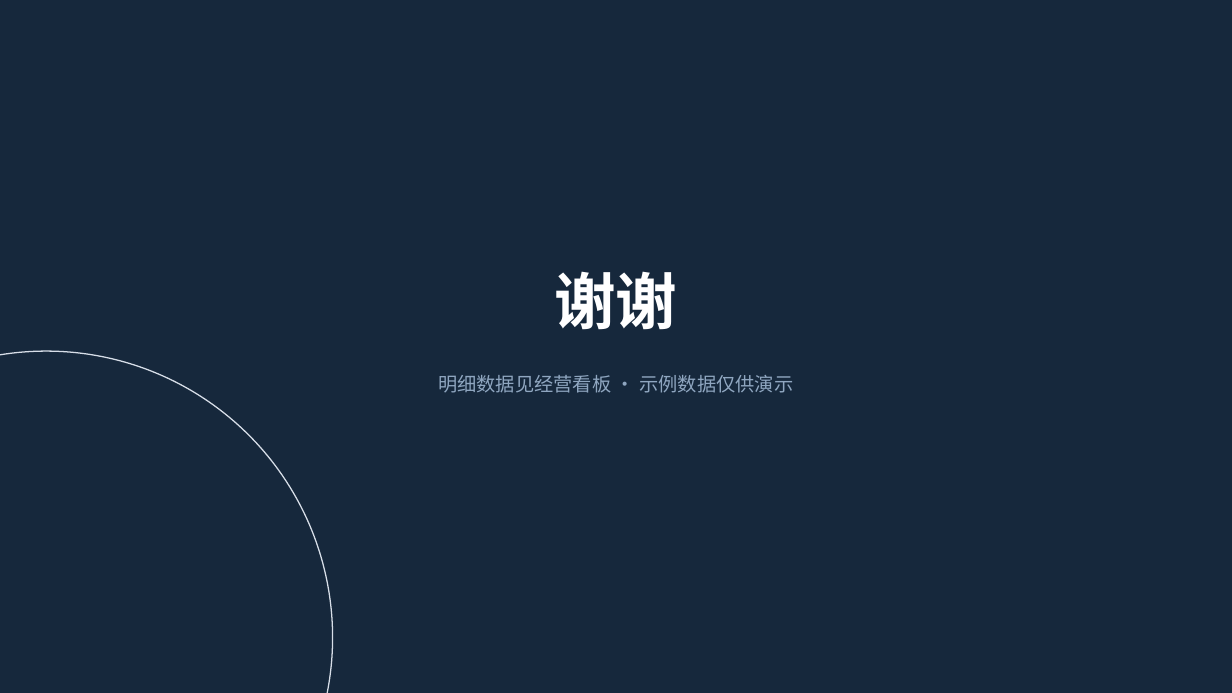
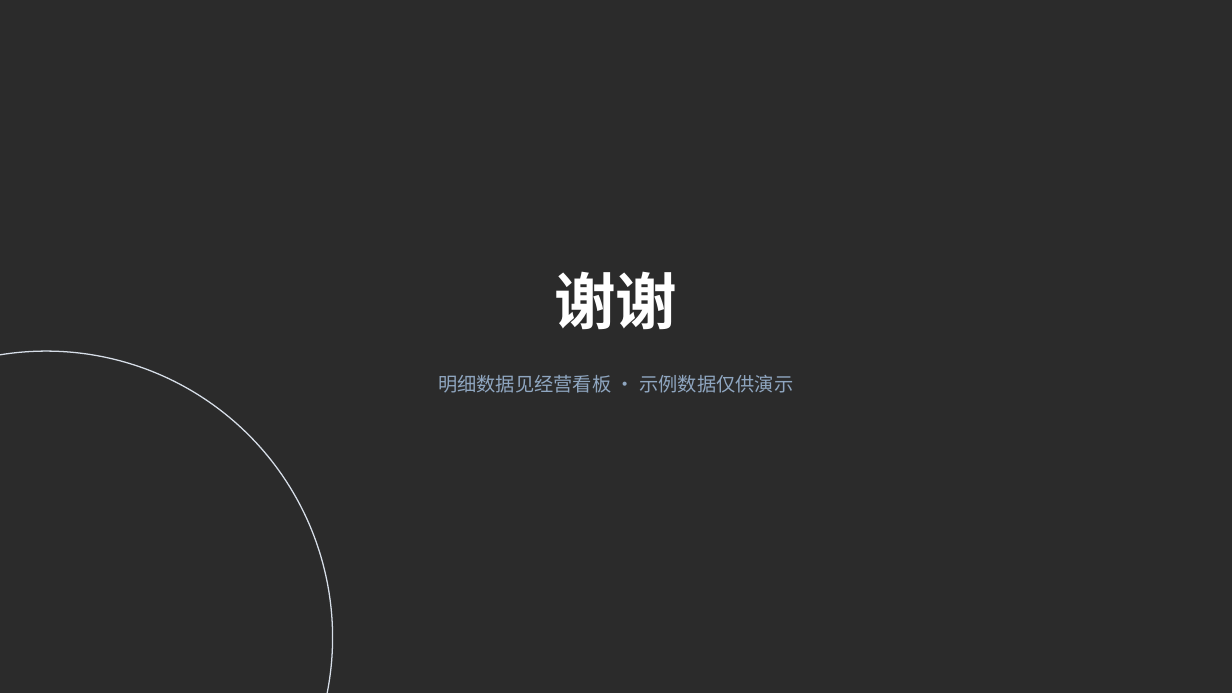
Before and after one commit to LemonZZH/Office-Agent, a slide deck: slide 11 of examples/quarterly-report/Q3经营汇报-智能喂食器业务.pptx. Drawn at 1232x693 pixels with LibreOffice and Linux fonts; fonts in the diff are those of the drawing; background and template pictures are left out; a plain dark background stands for a picture behind light text. Boxes give left, top, right and bottom in pixels: in the first picture for what was removed or moved away, otherwise in the second. Text is boxed around its words. In the diff, an @@ line names an element or a change of style, - is before the commit and + after.

```diff
--- a/examples/quarterly-report/Q3经营汇报-智能喂食器业务.pptx
+++ b/examples/quarterly-report/Q3经营汇报-智能喂食器业务.pptx
@@ background #16283C to picture (left out) @@
```
Also in this commit, not shown: 3 other slides changed, 10 other files.
